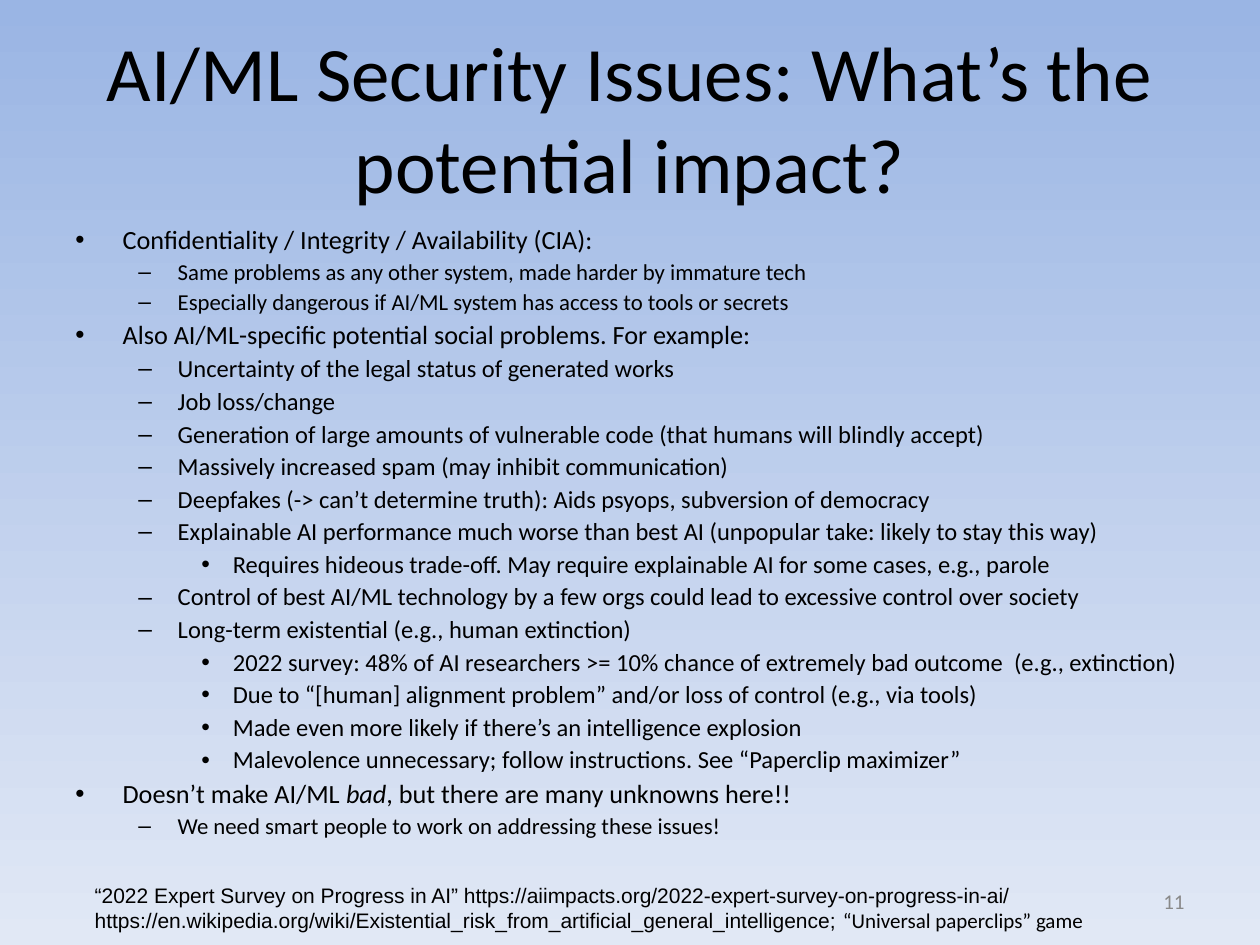
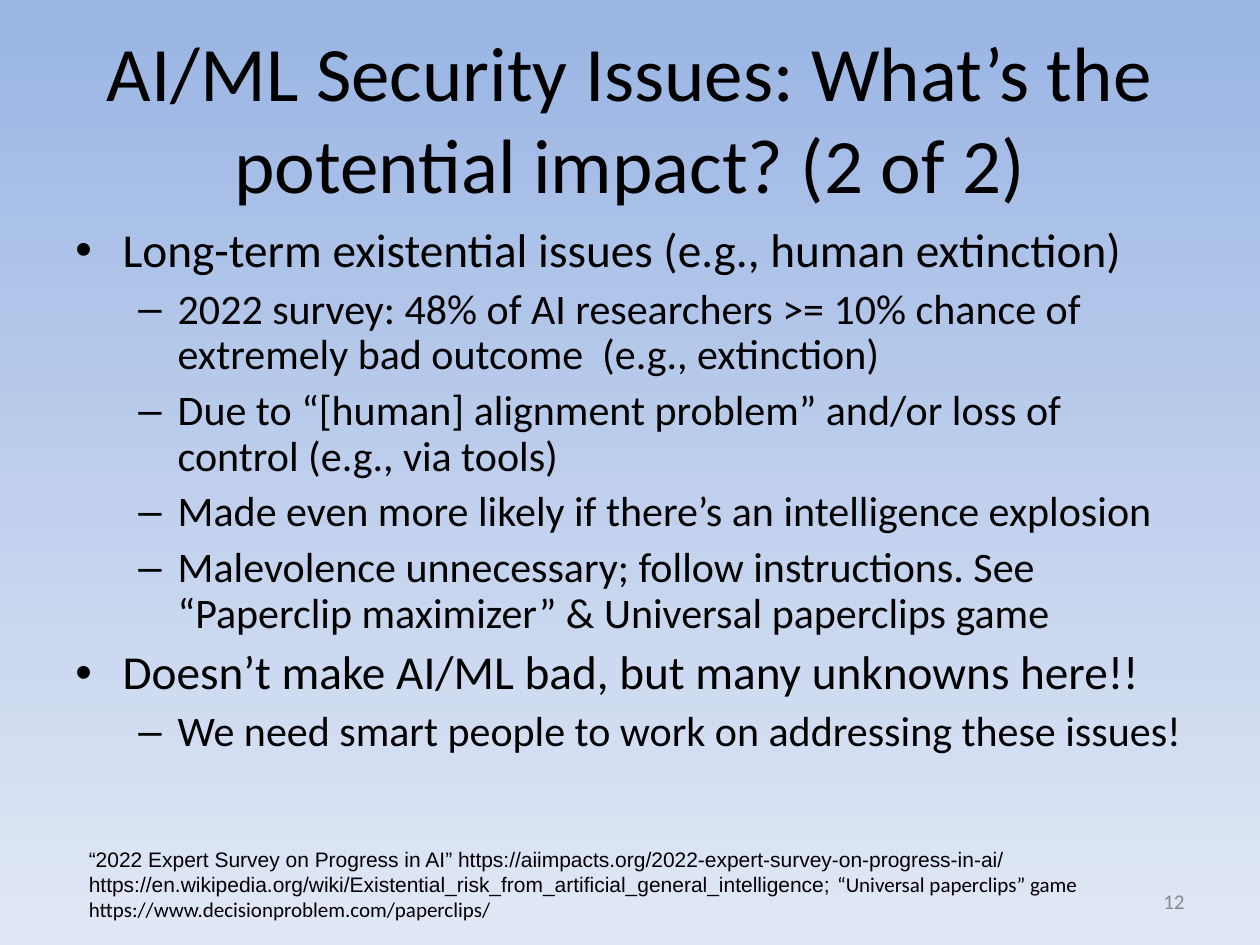
Before and after one commit to david-a-wheeler/david-a-wheeler.github.io, a slide deck: slide 12 of secure-class/presentations/Secure-Software-10-Misc.ppt (slide 11 before the commit). Drawn at 1260x945 pixels with LibreOffice and Linux fonts; fonts in the diff are those of the drawing. Boxes give left, top, right and bottom in pixels: in the first picture for what was removed or moved away, otherwise in the second. Text is boxed around its words. In the diff, an @@ line names an element or a change of style, - is before the commit and + after.

Commit message:
Update AI/ML slides, fix presentations.html format

```diff
--- a/secure-class/presentations/Secure-Software-10-Misc.ppt
+++ b/secure-class/presentations/Secure-Software-10-Misc.ppt
@@ title at (107,47,1151,206): text changed @@
-AI/ML Security Issues: What’s the potential impact?
+AI/ML Security Issues: What’s the potential impact? (2 of 2)
@@ text at (123,232,1121,275): text changed; size 14 to 27 pt @@
-• Confidentiality / Integrity / Availability (CIA):
-  – Same problems as any other system, made harder by immature tech
-  – Especially dangerous if AI/ML system has access to tools or secrets
-• Also AI/ML-specific potential social problems. For example:
-  – Uncertainty of the legal status of generated works
-  – Job loss/change
-  – Generation of large amounts of vulnerable code (that humans will blindly accept)
-  – Massively increased spam (may inhibit communication)
-  – Deepfakes (-> can’t determine truth): Aids psyops, subversion of democracy
-  – Explainable AI performance much worse than best AI (unpopular take: likely to stay this way)
-    • Requires hideous trade-off. May require explainable AI for some cases, e.g., parole
-  – Control of best AI/ML technology by a few orgs could lead to excessive control over society
-  – Long-term existential (e.g., human extinction)
+• Long-term existential issues (e.g., human extinction)
@@ text at (178,294,1181,754): size 14 to 24 pt in "2022 survey: 48% of AI researchers >= ...", "Due to “[human] alignment problem” and/or loss ...", "Made even more likely if there’s an ..."; size 13 to 24 pt in "We need smart people to work on ..."; bullet • to –; list level 3 to 2 in "2022 survey: 48% of AI ..."; list level 3 to 2 in "Due to “[human] alignment problem” ..."; list level 3 to 2 in "Made even more likely if ..."; more space between paragraphs @@
@@ text at (123,552,1138,697): text changed; size 14 to 24 pt @@
-    • Malevolence unnecessary; follow instructions. See “Paperclip maximizer”
-• Doesn’t make AI/ML bad, but there are many unknowns here!!
+  – Malevolence unnecessary; follow instructions. See “Paperclip maximizer” & Universal paperclips game
+• Doesn’t make AI/ML bad, but many unknowns here!!
@@ text "“2022 Expert Survey on Progress ...": place and size @@
-text "“2022 Expert Survey on Progress ..." at (95,887,1083,933)
+text "“2022 Expert Survey on Progress ..." at (89,851,1077,921)
@@ text at (89,876,1077,921): text changed @@
-https://en.wikipedia.org/wiki/Existential_risk_from_artificial_general_intelligence; “Universal paperclips” game
+https://en.wikipedia.org/wiki/Existential_risk_from_artificial_general_intelligence; “Universal paperclips” game
+https://www.decisionproblem.com/paperclips/
@@ page number at (1163,895,1184,909): text changed @@
-11
+12
```
Also in this commit, not shown: 3 other slides changed, 2 slides added, 1 other file.
